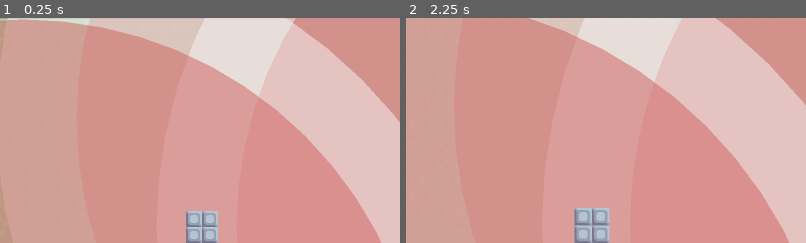
Above: before the commit, frames 1-2 (left to right).
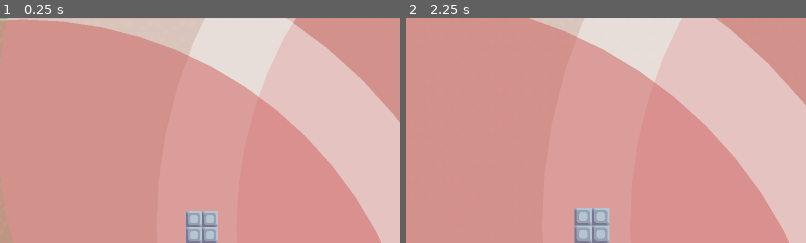
Above: after the commit, the same moments.

Repository: ToxicStarfall/mindustry-recreation
Game: Godot game, scene res://main.tscn
Same seed, same stepped clock (60 frames per second), same inputs: the game is played once before the commit and once after it.
Inputs (mouse positions are % of the whole screen's width and height, from its top left):
- Up to frame 1 (0.25 s): no input
- Up to frame 2 (2.25 s): tap Enter at 0.5 s; drag from (31, 48) to (64, 23) at 0.52 s; tap Space at 1.25 s; drag from (29, 48) to (64, 23) at 1.27 s; move the mouse to (29, 45) at 2.02 s; hold D (move_right) from 2.03 s (still down); hold Mouse wheel up (zoom_in) from 2.03 s (still down)
The pictures show only the part of the screen within x 5-55%, y 0-50%; the shares and areas given below are measured in that part.

The runs differ from the first frame. In frame 1, 0.2% of the frame differs, in the area x 2-23%, y 0-4%; in frame 2, less than 0.1%.

Commit message:
Added sound effects for weapons

Diff:
--- /dev/null
+++ b/audio_manager.gd
@@ -0,0 +1,5 @@
+extends Node2D
+
+
+var streams
+var queue
--- a/entities/units/serpulo/dagger.tscn
+++ b/entities/units/serpulo/dagger.tscn
@@ -10,15 +10,24 @@
 [ext_resource type="Script" uid="uid://c6clt6s3n5xf4" path="res://components/node/defense_component.gd" id="7_dylhh"]
 [ext_resource type="Script" uid="uid://bwug1nqyeoi7p" path="res://components/node/movement_component.gd" id="8_tidit"]
 [ext_resource type="Script" uid="uid://d00es5tts4om7" path="res://components/node/attack_component.gd" id="9_i5yey"]
-[ext_resource type="Script" uid="uid://hyaclsf4mdaw" path="res://components/resource/weapon_group.gd" id="9_igvuf"]
+[ext_resource type="Script" uid="uid://hyaclsf4mdaw" path="res://components/resource/weapon_group.gd" id="9_t0bvi"]
 [ext_resource type="Script" uid="uid://cyth0wwtyo0ym" path="res://components/node/targeting_component.gd" id="10_gbal3"]
 [ext_resource type="PackedScene" uid="uid://dbmtjqy8t7d4c" path="res://entities/projectiles/projectile.tscn" id="12_p3vrm"]
 [ext_resource type="Script" uid="uid://dkeiv4mg3ytus" path="res://weapons/turret.gd" id="13_igvuf"]
 [ext_resource type="Script" uid="uid://dqbskq33gkjmw" path="res://components/resource/damage_component.gd" id="13_y5dy5"]
 [ext_resource type="Texture2D" uid="uid://dbhgtwmkcvpb8" path="res://assets/sprites/entities/units/weapons/large-weapon.png" id="14_p3vrm"]
+[ext_resource type="AudioStream" uid="uid://bc375eituxqg8" path="res://assets/sounds/blaster.ogg" id="17_t0bvi"]
+
+[sub_resource type="CapsuleShape2D" id="CapsuleShape2D_t0bvi"]
+radius = 14.0
+height = 40.0
 
 [sub_resource type="RectangleShape2D" id="RectangleShape2D_mbmgr"]
 size = Vector2(44, 48)
+
+[sub_resource type="Resource" id="Resource_dylhh"]
+script = ExtResource("9_t0bvi")
+metadata/_custom_type_script = "uid://hyaclsf4mdaw"
 
 [sub_resource type="CircleShape2D" id="CircleShape2D_bbvc1"]
 radius = 960.0
@@ -66,8 +75,8 @@
 visible = false
 
 [node name="CollisionShape2D" type="CollisionShape2D" parent="." unique_id=1483858453]
-visible = false
-shape = SubResource("RectangleShape2D_mbmgr")
+rotation = 1.5707964
+shape = SubResource("CapsuleShape2D_t0bvi")
 
 [node name="HitboxComponent" type="Area2D" parent="." unique_id=1249276938]
 collision_layer = 0
@@ -94,23 +103,18 @@
 rot_speed = 210.0
 metadata/_custom_type_script = "uid://bwug1nqyeoi7p"
 
-[node name="AttackComponent" type="Node" parent="." unique_id=1968296636 node_paths=PackedStringArray("weapons", "groups")]
+[node name="AttackComponent" type="Node" parent="." unique_id=1968296636 node_paths=PackedStringArray("weapons")]
 script = ExtResource("9_i5yey")
 weapons = [NodePath("../Body/Turret"), NodePath("../Body/Turret2")]
-groups = [NodePath("WeaponGroup")]
+groups = Array[ExtResource("9_t0bvi")]([SubResource("Resource_dylhh")])
 metadata/_custom_type_script = "uid://d00es5tts4om7"
-
-[node name="WeaponGroup" type="Node" parent="AttackComponent" unique_id=530325738 node_paths=PackedStringArray("weapons")]
-script = ExtResource("9_igvuf")
-weapons = [NodePath("../../Body/Turret"), NodePath("../../Body/Turret2")]
-metadata/_custom_type_script = "uid://hyaclsf4mdaw"
 
 [node name="TargetingComponent" type="Area2D" parent="." unique_id=1149713576]
 z_index = -1
 collision_layer = 0
 collision_mask = 7
 script = ExtResource("10_gbal3")
-attack_range = 25.0
+attack_range = 30.0
 metadata/_custom_type_script = "uid://cyth0wwtyo0ym"
 
 [node name="CollisionShape2D" type="CollisionShape2D" parent="TargetingComponent" unique_id=1979789748]
@@ -137,6 +141,11 @@
 texture = ExtResource("14_p3vrm")
 offset = Vector2(0, -7)
 
+[node name="AudioStreamPlayer2D" type="AudioStreamPlayer2D" parent="Body/Turret" unique_id=129542808]
+stream = ExtResource("17_t0bvi")
+max_polyphony = 2
+area_mask = 2
+
 [node name="Turret2" type="Node2D" parent="Body" unique_id=874210564]
 position = Vector2(-16, 0)
 script = ExtResource("13_igvuf")
--- a/entities/units/stell/stell.tscn
+++ b/entities/units/stell/stell.tscn
@@ -14,6 +14,7 @@
 [ext_resource type="Script" uid="uid://bwug1nqyeoi7p" path="res://components/node/movement_component.gd" id="12_nkf8w"]
 [ext_resource type="Script" uid="uid://dqbskq33gkjmw" path="res://components/resource/damage_component.gd" id="13_nkf8w"]
 [ext_resource type="Script" uid="uid://d00es5tts4om7" path="res://components/node/attack_component.gd" id="13_qa0yu"]
+[ext_resource type="AudioStream" uid="uid://bc375eituxqg8" path="res://assets/sounds/blaster.ogg" id="15_1kibx"]
 [ext_resource type="Script" uid="uid://cyth0wwtyo0ym" path="res://components/node/targeting_component.gd" id="15_bbvc1"]
 
 [sub_resource type="ShaderMaterial" id="ShaderMaterial_yjvtu"]
@@ -97,6 +98,11 @@
 [node name="Sprite2D" type="Sprite2D" parent="Turret" unique_id=1664754225]
 texture = ExtResource("6_vr3tf")
 
+[node name="AudioStreamPlayer2D" type="AudioStreamPlayer2D" parent="Turret" unique_id=1108112817]
+stream = ExtResource("15_1kibx")
+max_polyphony = 2
+area_mask = 2
+
 [node name="TargetingComponent" type="Area2D" parent="." unique_id=1149713576]
 z_index = -1
 collision_layer = 0
--- a/weapons/turret.gd
+++ b/weapons/turret.gd
@@ -19,5 +19,7 @@
 			if rotation == angle or abs(rotation - angle) < deg_to_rad(aim_margin_degrees):
 				in_cooldown = true
 				fire_projectile(self.target_position - self.global_position, get_angle_to(self.target_position))
+				#if has_node("AudioStreamPlayer2D"):
+					#$AudioStreamPlayer2D.play()
 				await get_tree().create_timer(cooldown).timeout
 				in_cooldown = false
Not shown, added: assets/sounds/artillery.ogg.import
Not shown, added: assets/sounds/bang.ogg.import
Not shown, added: assets/sounds/blaster.ogg.import
Not shown, added: assets/sounds/pew.ogg.import
Not shown, added: audio_manager.gd.uid
Not shown, added: assets/sounds/artillery.ogg
Not shown, added: assets/sounds/bang.ogg
Not shown, added: assets/sounds/blaster.ogg
Not shown, added: assets/sounds/pew.ogg
